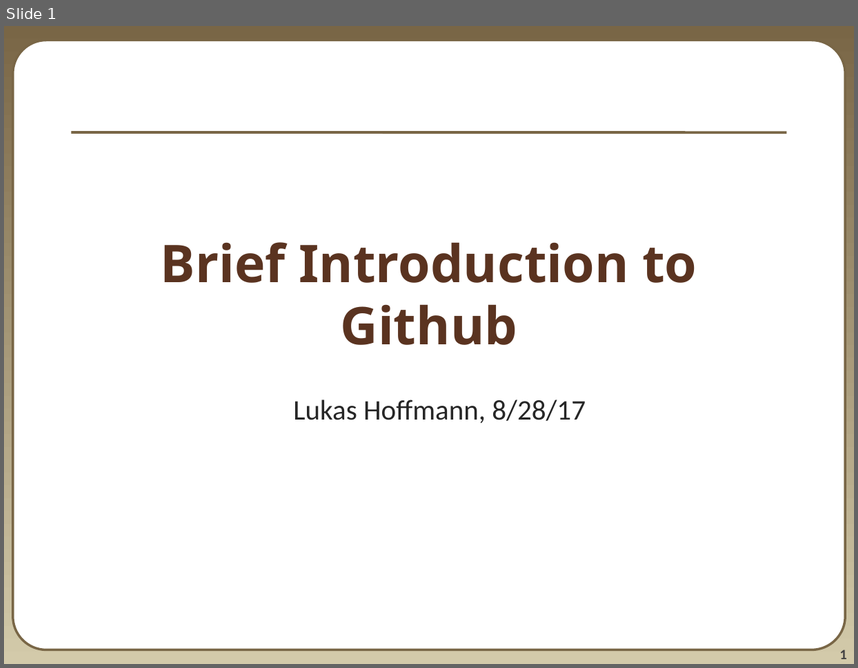
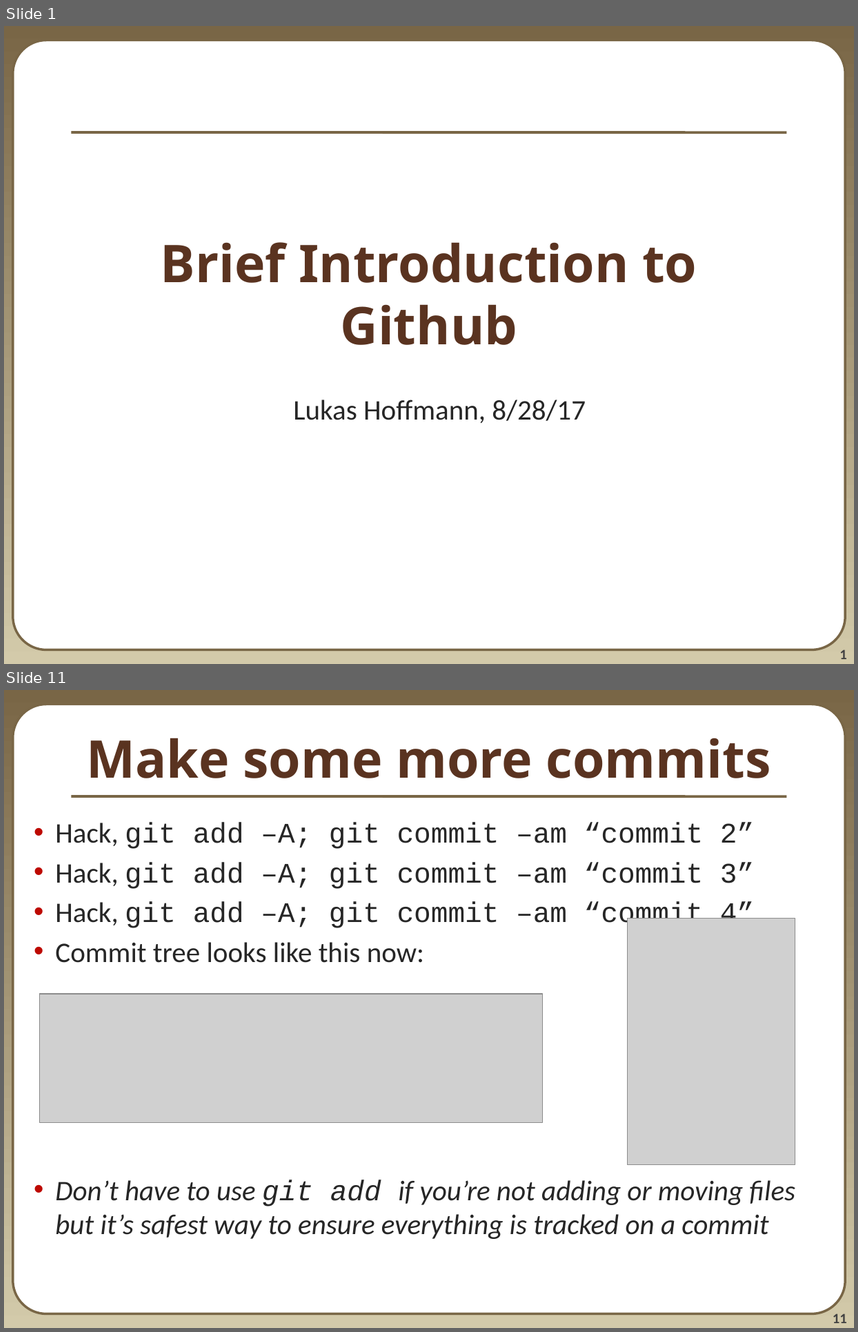
Before and after one commit to lahoffm/github_help, a slide deck: Github introduction Lukas.pptx. Shown one above the other, each under a label of ours: slide 1 before the commit, slides 1 and 11 after it; the slides between them are not shown. The pictures are 858x668 and 858x1332 pixels, drawn with LibreOffice and Linux fonts; fonts in the diff are those of the drawing; grey boxes stand for pictures. Boxes give left, top, right and bottom in pixels: in the first picture for what was removed or moved away, otherwise in the second. Text is boxed around its words. In the diff, an @@ line names an element or a change of style, - is before the commit and + after.

```diff
--- a/Github introduction Lukas.pptx
+++ b/Github introduction Lukas.pptx
@@ slide 11 added at [4, 690, 854, 1328], background gradient #796646 to #D3CAAA; not listed: 3 template elements that a slide beside it also shows @@
@@ title added at [86, 738, 771, 778], 44 pt, text #5A3320, bold @@
+Make some more commits
@@ text added at [55, 822, 795, 1239], 24 pt, text #262626 @@
+• Hack, git add –A; git commit –am “commit 2”
+• Hack, git add –A; git commit –am “commit 3”
+• Hack, git add –A; git commit –am “commit 4”
+• Commit tree looks like this now:
+• Don’t have to use git add if you’re not adding or moving files but it’s safest way to ensure everything is tracked on a commit
@@ picture added at [627, 918, 795, 1164] @@
@@ picture added at [40, 994, 543, 1122] @@
```
Also in this commit, not shown: 12 slides changed, 4 other slides added, 2 slides removed, 2 other files.
